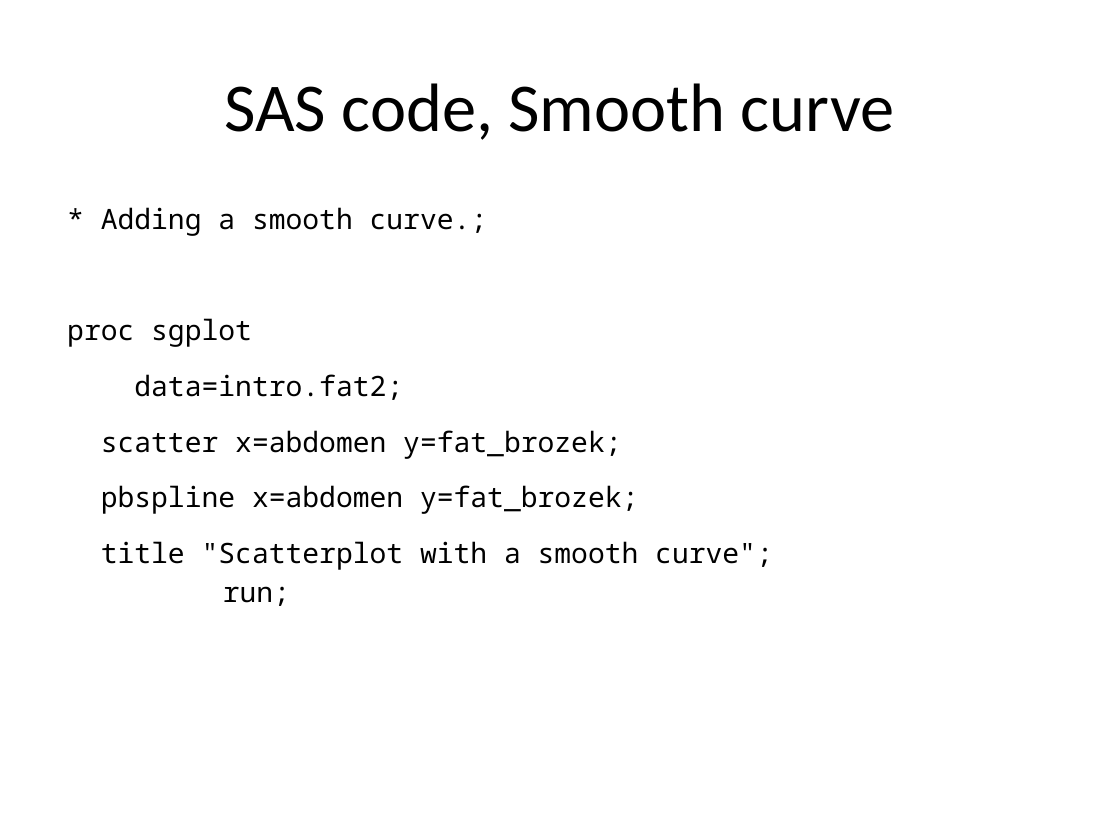
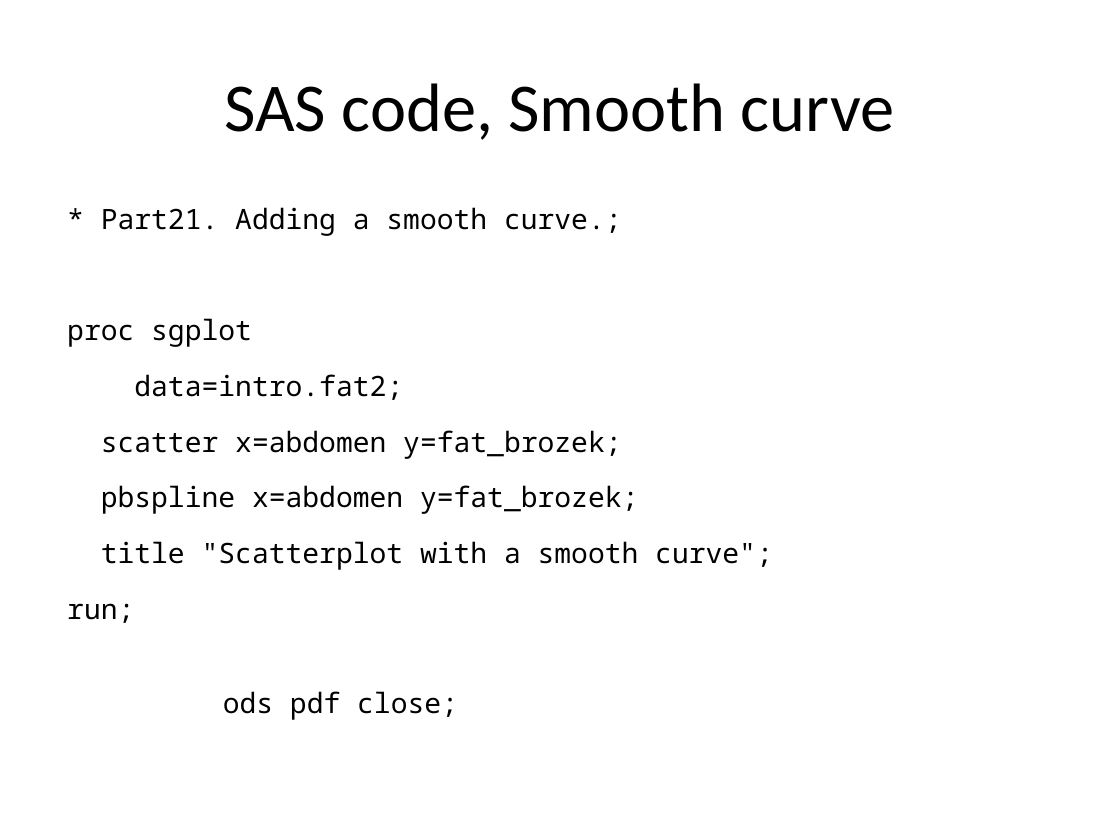
Before and after one commit to pmean/introduction-to-SAS, a slide deck: slide 57 of results/m02-slides-and-speaker-notes.pptx (slide 56 before the commit). Drawn at 1120x840 pixels with LibreOffice and Linux fonts; fonts in the diff are those of the drawing. Boxes give left, top, right and bottom in pixels: in the first picture for what was removed or moved away, otherwise in the second. Text is boxed around its words. In the diff, an @@ line names an element or a change of style, - is before the commit and + after.

```diff
--- a/results/m02-slides-and-speaker-notes.pptx
+++ b/results/m02-slides-and-speaker-notes.pptx
@@ text at bbox=[67, 207, 773, 720]: text changed @@
-* Adding a smooth curve.;
-proc sgplot
-data=intro.fat2;
-scatter x=abdomen y=fat_brozek;
-pbspline x=abdomen y=fat_brozek;
-title "Scatterplot with a smooth curve";
-run;
+* Part21. Adding a smooth curve.;
+proc sgplot
+data=intro.fat2;
+scatter x=abdomen y=fat_brozek;
+pbspline x=abdomen y=fat_brozek;
+title "Scatterplot with a smooth curve";
+run;
+ods pdf close;
```
Also in this commit, not shown: 26 other slides changed, 2 slides added, 1 slide removed, 5 other files.
